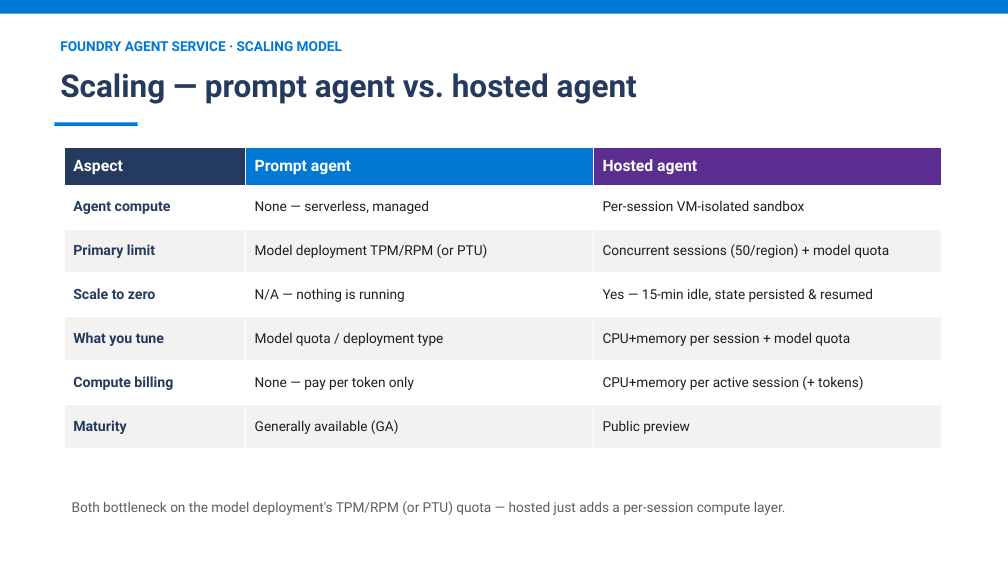
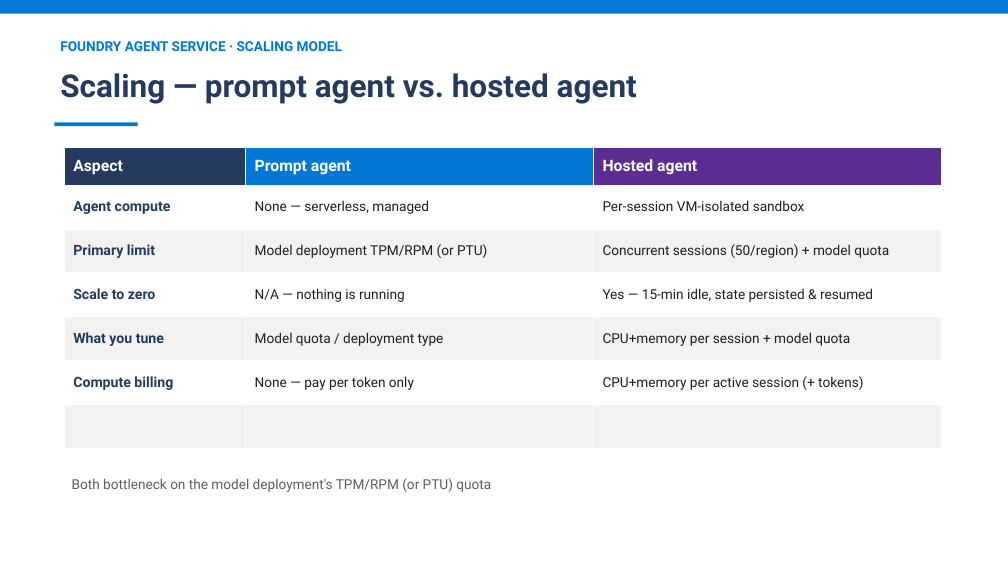
Before and after one commit to mchudinov/Gislefoss, a slide deck: slide 6 of docs/prompt-shields-vs-guardrails.pptx (slide 29 before the commit). Drawn at 1008x567 pixels with LibreOffice and Linux fonts; fonts in the diff are those of the drawing. Boxes give left, top, right and bottom in pixels: in the first picture for what was removed or moved away, otherwise in the second. Text is boxed around its words. In the diff, an @@ line names an element or a change of style, - is before the commit and + after.

```diff
--- a/docs/prompt-shields-vs-guardrails.pptx
+++ b/docs/prompt-shields-vs-guardrails.pptx
@@ table at bbox=[64, 147, 941, 448] @@
-row 7: Maturity | Generally available (GA) | Public preview
+row 7:  |  | 
@@ text at bbox=[72, 478, 491, 492]: text changed @@
-Both bottleneck on the model deployment's TPM/RPM (or PTU) quota — hosted just adds a per-session compute layer.
+Both bottleneck on the model deployment's TPM/RPM (or PTU) quota
```
Also in this commit, not shown: 1 other slide changed, 1 slide added.
